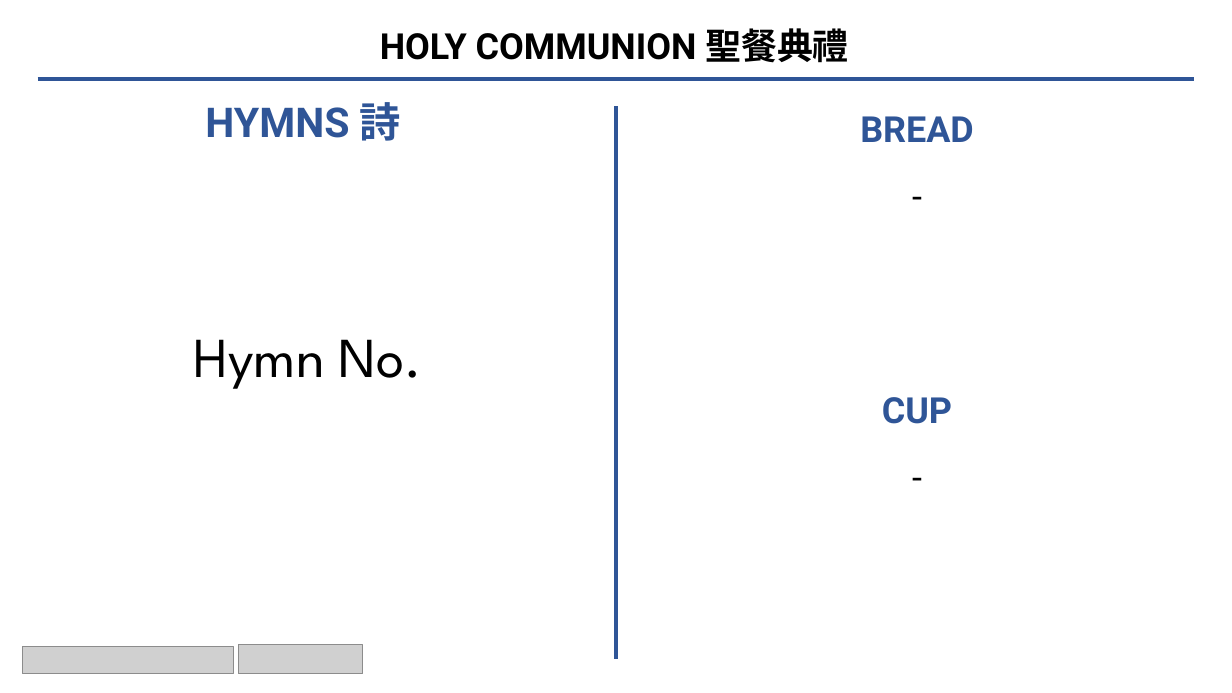
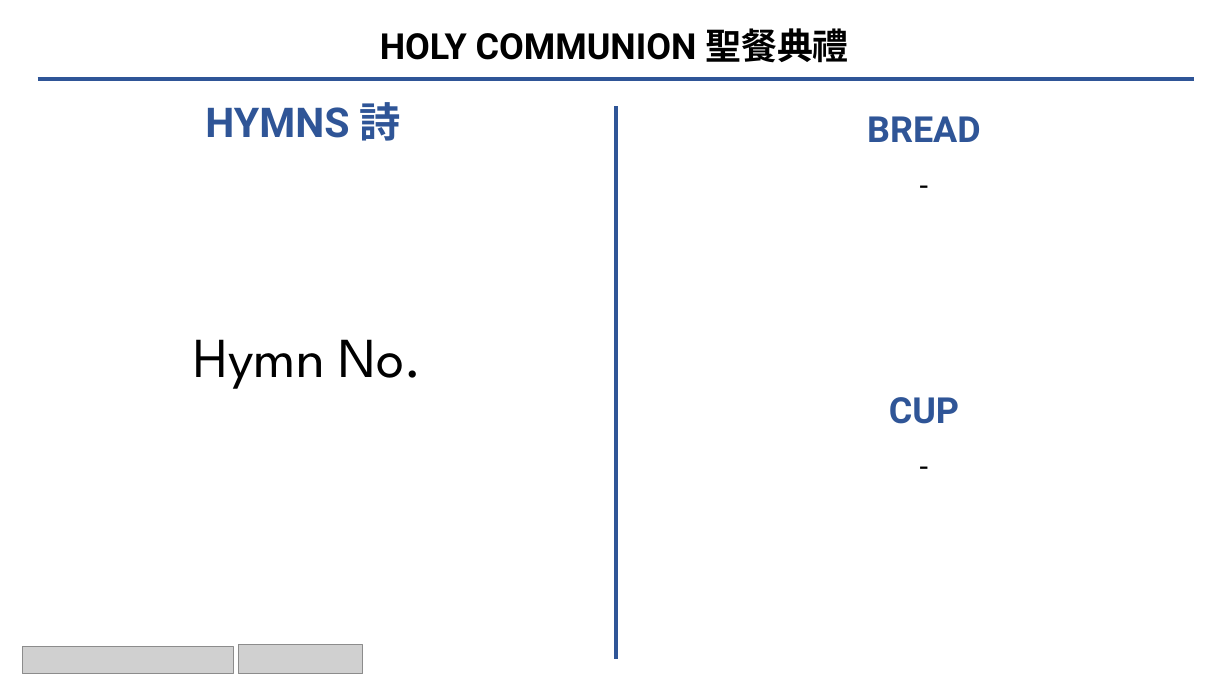
Before and after one commit to calebchanwy/tjc-powerpoint, a slide deck: slide 8 of TJCPowerPoint/Resources/ServiceWidescreen.pptx. Drawn at 1232x693 pixels with LibreOffice and Linux fonts; fonts in the diff are those of the drawing; grey boxes stand for pictures. Boxes give left, top, right and bottom in pixels: in the first picture for what was removed or moved away, otherwise in the second. Text is boxed around its words. In the diff, an @@ line names an element or a change of style, - is before the commit and + after.

```diff
--- a/TJCPowerPoint/Resources/ServiceWidescreen.pptx
+++ b/TJCPowerPoint/Resources/ServiceWidescreen.pptx
@@ text "BREAD": place and size @@
-text "BREAD" at [860, 116, 974, 142]
+text "BREAD" at [867, 116, 981, 142]
@@ text "-" at [616, 143, 1232, 202]: size 28 to 24 pt @@
@@ text "CUP": place and size @@
-text "CUP" at [882, 397, 952, 424]
+text "CUP" at [889, 397, 959, 424]
@@ text "-" at [616, 424, 1232, 483]: size 28 to 24 pt @@
```
Also in this commit, not shown: 1 other slide changed, 21 other files.
